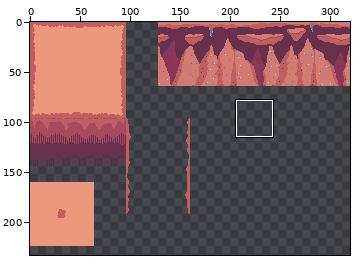
Sprite sheet, stored at Art/ground/dungeons/forest_cave_tiles.png. Above, an overview of the earlier version with the close-up marked.
Close-up. Before the edit:
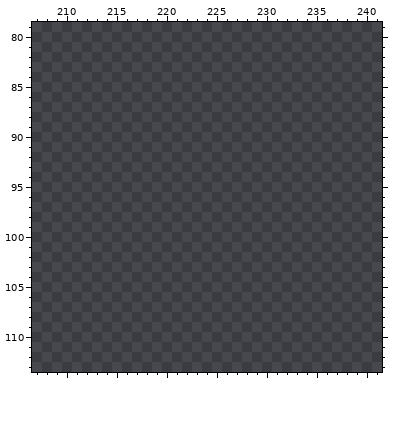
The file is 320x320 pixels. Shown: x 207..241, y 79..113. The wide view leaves out empty margins. The commit also changed other parts of the picture, which this record leaves out.
After:
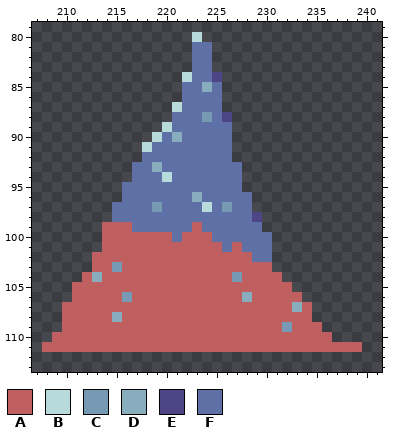
Palette (. is transparent): A #bf5f5f  B #b6dbda  C #769ab3  D #88adbd  E #4d4585  F #5e70a6
Diff:
y 80: x 223 . -> B
y 81..83: x 223..224 .. -> FF
y 84: x 222..225 .... -> BFFE
y 85: x 222..225 .... -> FFDF
y 86: x 222..225 .... -> FFFF
y 87: x 221..225 ..... -> BFFFF
y 88: x 221..226 ...... -> FFFCFE
y 89: x 220..226 ....... -> BFFFFFF
y 90: x 219..226 ........ -> BFDFFFFF
y 91: x 218..226 ......... -> BFFFFFFFF
y 92: x 218..226 ......... -> FFFFFFFFF
y 93: x 217..227 ........... -> FFDFFFFFFFF
y 94: x 217..227 ........... -> FFFBFFFFFFF
y 95: x 216..227 ............ -> FFFFFFFFFFFF
y 96: x 216..228 ............. -> FFFFFFFDFFFFF
y 97: x 215..228 .............. -> FFFFCFFFFBFCFF
y 98: x 215..229 ............... -> FFFFFFFFFFFFFFE
y 99: x 214..229 ................ -> AAAFFFFFFAFFFFFF
y 100: x 214..230 ................. -> AAAAAAAFAAAFFFFFF
y 101: x 214..230 ................. -> AAAAAAAAAAAAFAFFF
y 102: x 213..230 .................. -> AAAAAAAAAAAAAAAAFF
y 103: x 213..230 .................. -> AACAAAAAAAAAAAAAAA
y 104: x 212..231 .................... -> ADAAAAAAAAAAAAACAAAA
y 105: x 211..232 ...................... -> AAAAAAAAAAAAAAAAAAAAAA
y 106: x 211..233 ....................... -> AAAAACAAAAAAAAAAADAAAAA
y 107: x 210..234 ......................... -> AAAAAAAAAAAAAAAAAAAAAAADA
y 108: x 210..234 ......................... -> AAAAADAAAAAAAAAAAAAAAAAAA
y 109: x 210..235 .......................... -> AAAAAAAAAAAAAAAAAAAAAACAAA
y 110: x 209..236 ............................ -> AAAAAAAAAAAAAAAAAAAAAAAAAAAA
y 111: x 208..239 ................................ -> AAAAAAAAAAAAAAAAAAAAAAAAAAAAAAAA
Where, in picture pixels (left, top, right, bottom), the same in both close-ups:
added: (42, 32, 362, 352)
